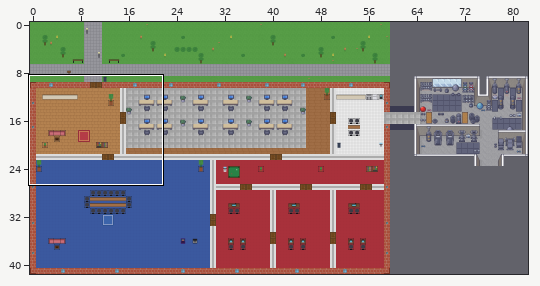
Tiled map (JSON): client/public/maps/default.tmj. The picture above shows the old version from afar; the outline marks the close-up.
Close-up. The starting point:
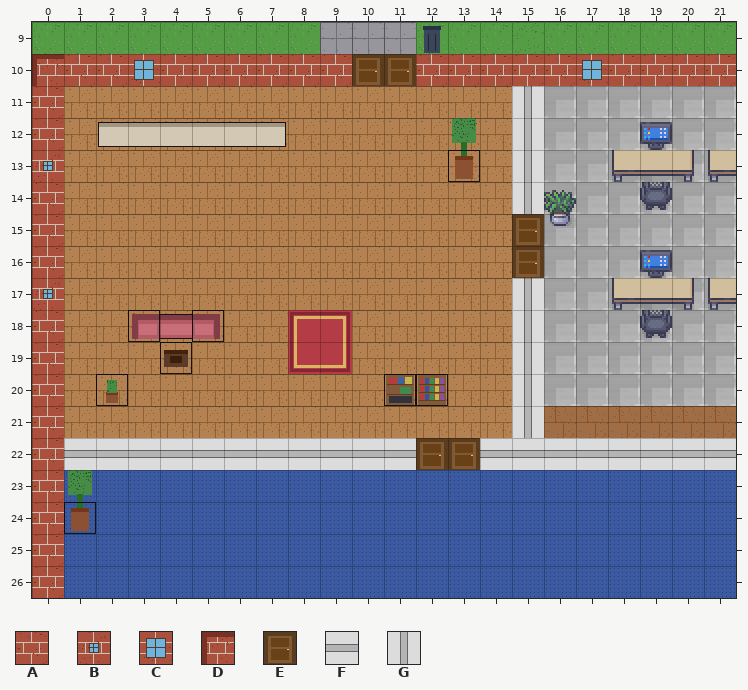
Cells are 32x32 px. Shown: x 0..21, y 9..26. The commit also changed other parts of the map, which this record leaves out.
Key: from "basic": A 32, B 33, C 34, D 38, E 46, F 48, G 49.
_ is an empty cell.
Layers that did not change in this view are not listed.
Layer "walls" before, first column x 0:
 9 ______________________
10 DAACAAAAAAEEAAAAACAAAA
11 A______________G______
12 A______________G______
13 B______________G______
14 A______________G______
15 A______________E______
16 A______________E______
17 B______________G______
18 A______________G______
19 A______________G______
20 A______________G______
21 A______________G______
22 AFFFFFFFFFFFEEFFFFFFFF
23 A_____________________
24 A_____________________
25 A_____________________
26 A_____________________
After the commit:
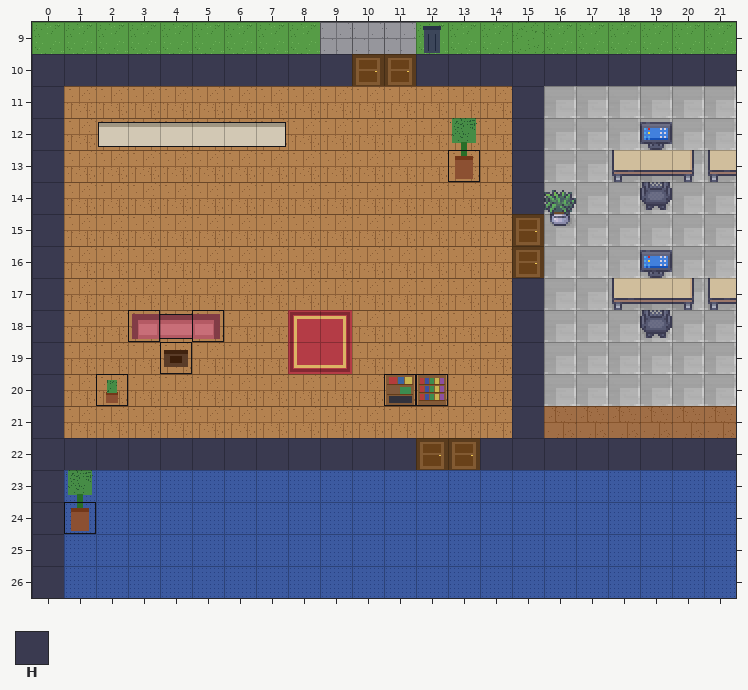
Further tiles: from "room_builder": H 8.
What changed:
{"where": "layer \"walls\""}
{"y":10,"x":0,"old":"DAACAAAAAA","new":"HHHHHHHHHH"}
{"y":10,"x":12,"old":"AAAAACAAAA","new":"HHHHHHHHHH"}
{"y":11,"x":0,"old":"A","new":"H"}
{"y":11,"x":15,"old":"G","new":"H"}
{"y":12,"x":0,"old":"A","new":"H"}
{"y":12,"x":15,"old":"G","new":"H"}
{"y":13,"x":0,"old":"B","new":"H"}
{"y":13,"x":15,"old":"G","new":"H"}
{"y":14,"x":0,"old":"A","new":"H"}
{"y":14,"x":15,"old":"G","new":"H"}
{"y":15,"x":0,"old":"A","new":"H"}
{"y":16,"x":0,"old":"A","new":"H"}
{"y":17,"x":0,"old":"B","new":"H"}
{"y":17,"x":15,"old":"G","new":"H"}
{"y":18,"x":0,"old":"A","new":"H"}
{"y":18,"x":15,"old":"G","new":"H"}
{"y":19,"x":0,"old":"A","new":"H"}
{"y":19,"x":15,"old":"G","new":"H"}
{"y":20,"x":0,"old":"A","new":"H"}
{"y":20,"x":15,"old":"G","new":"H"}
{"y":21,"x":0,"old":"A","new":"H"}
{"y":21,"x":15,"old":"G","new":"H"}
{"y":22,"x":0,"old":"AFFFFFFFFFFF","new":"HHHHHHHHHHHH"}
{"y":22,"x":14,"old":"FFFFFFFF","new":"HHHHHHHH"}
{"y":23,"x":0,"old":"A","new":"H"}
{"y":24,"x":0,"old":"A","new":"H"}
{"y":25,"x":0,"old":"A","new":"H"}
{"y":26,"x":0,"old":"A","new":"H"}
{"label":"changed","picture_box":[32,54,416,598]}
{"label":"changed","picture_box":[416,54,736,214]}
{"label":"changed","picture_box":[480,278,736,470]}
